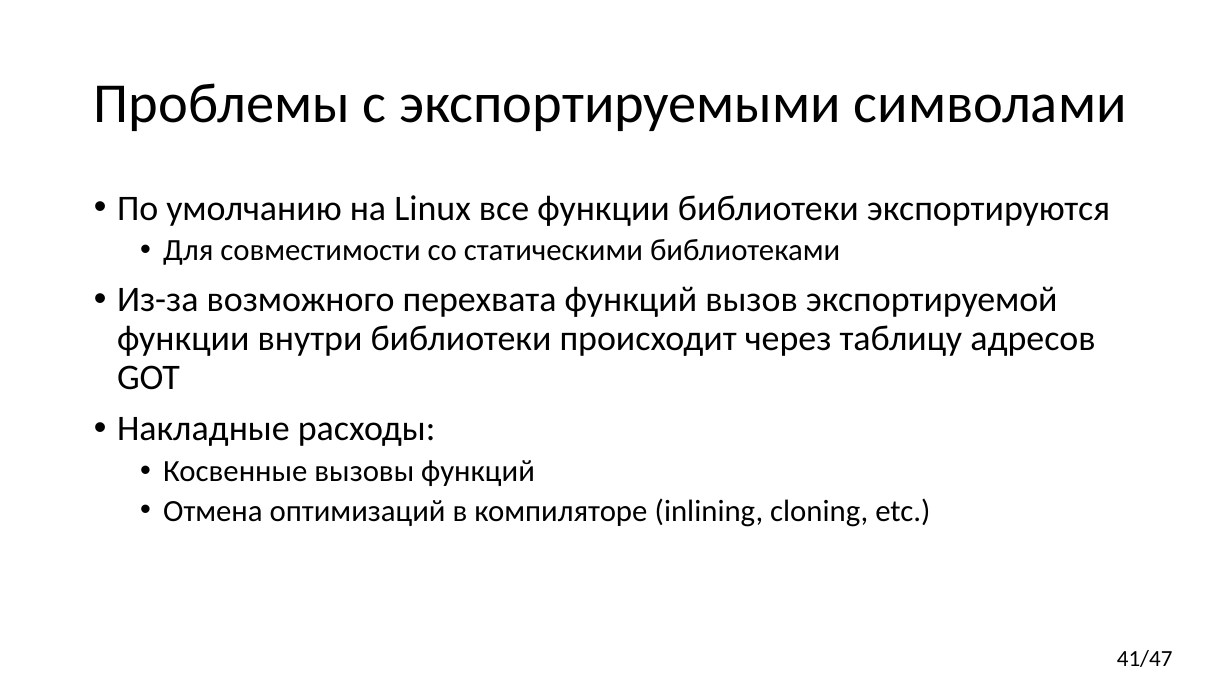
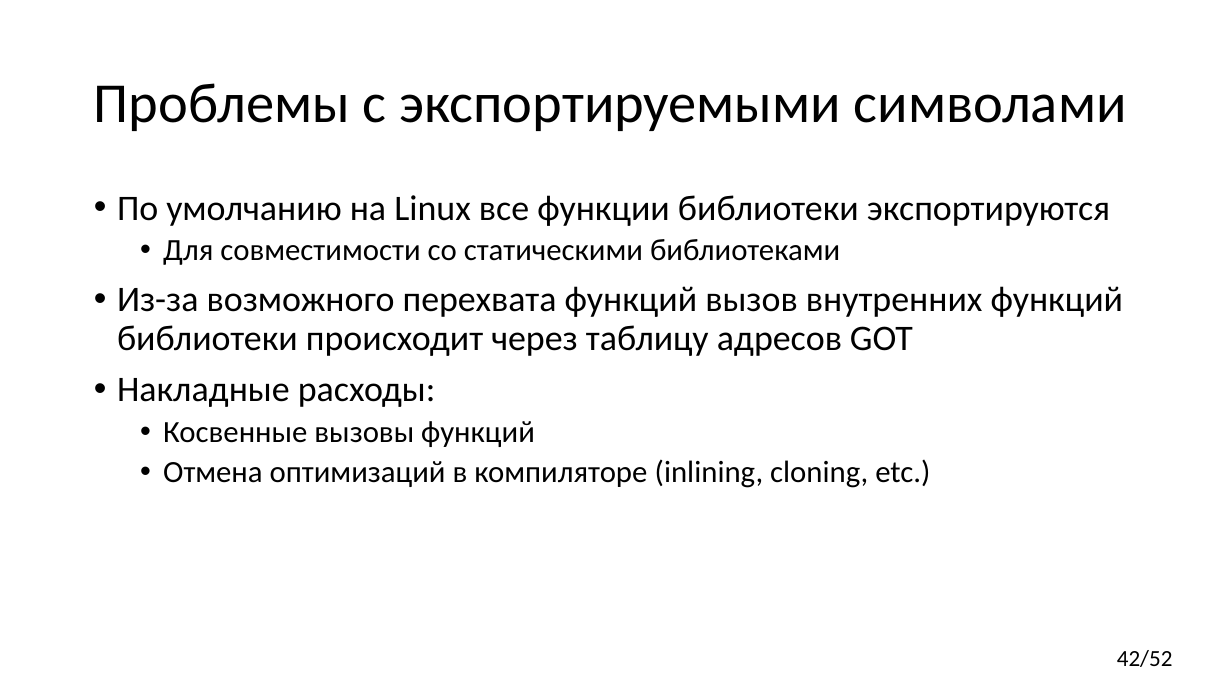
Before and after one commit to yugr/CppRussia, a slide deck: slide 42 of 2024/RU.pptx (slide 41 before the commit). Drawn at 1232x693 pixels with LibreOffice and Linux fonts; fonts in the diff are those of the drawing. Boxes give left, top, right and bottom in pixels: in the first picture for what was removed or moved away, otherwise in the second. Text is boxed around its words. In the diff, an @@ line names an element or a change of style, - is before the commit and + after.

```diff
--- a/2024/RU.pptx
+++ b/2024/RU.pptx
@@ text at (x1=117, y1=286, x2=1124, y2=356): text changed @@
-• Из-за возможного перехвата функций вызов экспортируемой функции внутри библиотеки происходит через таблицу адресов GOT
+• Из-за возможного перехвата функций вызов внутренних функций библиотеки происходит через таблицу адресов GOT
@@ page number at (x1=1117, y1=650, x2=1173, y2=667): text changed @@
-41/47
+42/52
```
Also in this commit, not shown: 5 other slides changed, 2 slides added.
